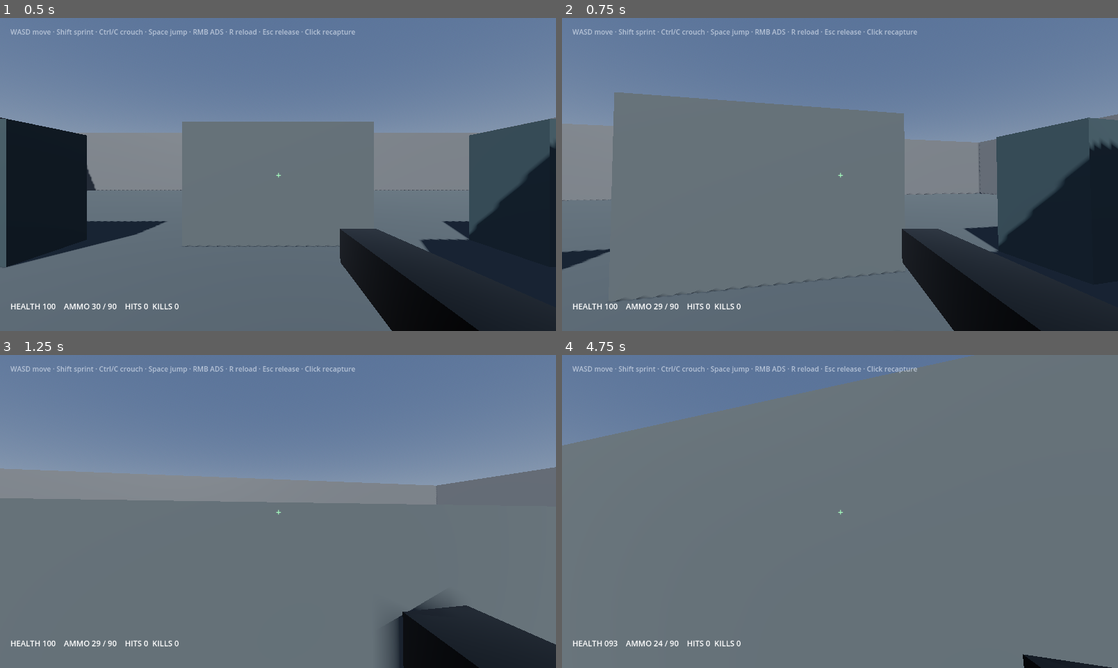
Above: before the commit, frames 1-4 (two rows, left to right).
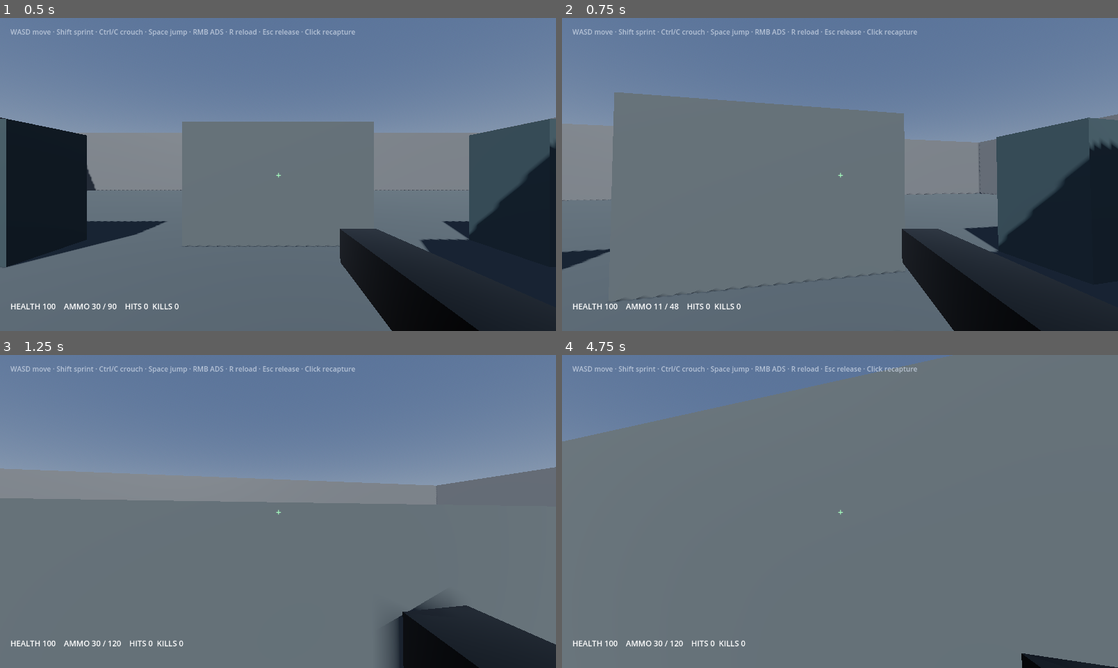
Above: after the commit, the same moments.

Repository: jonas050210/Control_Center
Game: Godot game, scene res://scenes/Arena.tscn
Same seed, same stepped clock (60 frames per second), same inputs: the game is played once before the commit and once after it.
Inputs (mouse positions are in pixels of both pictures, inside the frame that each line leads up to):
- Up to frame 1 (0.5 s): no input
- Up to frame 2 (0.75 s): tap Enter at 0.5 s; move the mouse to (867, 174) at 0.52 s; hold W from 0.53 s (still down); tap 1 at 0.6 s; click (867, 174) at 0.67 s
- Up to frame 3 (1.25 s): keep holding W; tap Space at 0.77 s; tap 2 at 0.8 s
- Up to frame 4 (4.75 s): keep holding W; move the mouse to (812, 511) at 1.27 s; tap 2 at 1.35, 4.55 s; click (812, 511) at 1.42 s; tap Space at 1.52, 2, 3.02, 3.77, 4.52 s; tap 3 at 1.55, 2.1 s; move the mouse to (851, 505) at 2.02 s; click (851, 505) at 2.17 s; tap 4 at 2.3, 2.85 s; move the mouse to (834, 517) at 2.77 s; click (834, 517) at 2.92 s; tap 5 at 3.05, 3.6 s; move the mouse to (878, 514) at 3.52 s; click (878, 514) at 3.67 s; tap 1 at 3.8, 4.35 s; move the mouse to (795, 508) at 4.27 s; click (795, 508) at 4.42 s

Frame 1 is identical in both runs. In frame 2, less than 0.1% of the frame differs, in the area x 16-21%, y 91-94%; in frame 3, 0.2%; in frame 4, 1.2%, in the area x 0-100%, y 0-100%.

Commit message:
complete collision-backed encounters and weapon combat pass
Co-authored-by: arena-agent <297053741+arena-agent@users.noreply.github.com>

Diff:
--- a/sandbox/godot_project/scripts/arena_environment.gd
+++ b/sandbox/godot_project/scripts/arena_environment.gd
@@ -24,13 +24,32 @@
 		"research_complex": [Vector3(-8, 1.2, -8), Vector3(8, 1.2, -8), Vector3(-5, 3.5, 2), Vector3(5, 3.5, 6), Vector3(0, 1.2, 10)],
 		"compound": [Vector3(-10, 1.2, -5), Vector3(0, 1.2, -10), Vector3(10, 1.2, -2), Vector3(-5, 1.2, 8), Vector3(7, 2.8, 8)]
 	}
+	if map_id == "research_complex":
+		for step: int in range(5): _add_box(Vector3(-10.0 + step * 0.8, step * 0.35, 4.0), Vector3(2.0, 0.7, 4.0), Color(0.24, 0.30, 0.35))
+	if map_id == "compound":
+		_add_box(Vector3(0, 2.5, -12), Vector3(8, 5, 1), Color(0.30, 0.22, 0.16))
 	for position: Vector3 in layouts.get(map_id, layouts["facility"]):
+		var body: StaticBody3D = StaticBody3D.new()
+		body.position = position
+		add_child(body)
 		var cover: MeshInstance3D = MeshInstance3D.new()
 		var mesh: BoxMesh = BoxMesh.new()
-		mesh.size = Vector3(3.2, 2.4 if position.y < 2.0 else 4.5, 1.4)
+		var cover_size: Vector3 = Vector3(3.2, 2.4 if position.y < 2.0 else 4.5, 1.4)
+		mesh.size = cover_size
+		var collision: CollisionShape3D = CollisionShape3D.new()
+		var shape: BoxShape3D = BoxShape3D.new()
+		shape.size = cover_size
+		collision.shape = shape
+		body.add_child(collision)
 		var material: StandardMaterial3D = StandardMaterial3D.new()
 		material.albedo_color = Color(0.20, 0.28, 0.32) if map_id != "compound" else Color(0.34, 0.25, 0.18)
-		material.roughness = 0.82; mesh.material = material; cover.mesh = mesh; cover.position = position; add_child(cover)
+		material.roughness = 0.82; mesh.material = material; cover.mesh = mesh; body.add_child(cover)
+
+func _add_box(position: Vector3, size: Vector3, color: Color) -> void:
+	var body: StaticBody3D = StaticBody3D.new(); body.position = position; add_child(body)
+	var mesh_instance: MeshInstance3D = MeshInstance3D.new(); var mesh: BoxMesh = BoxMesh.new(); mesh.size = size
+	var material: StandardMaterial3D = StandardMaterial3D.new(); material.albedo_color = color; material.roughness = 0.8; mesh.material = material; mesh_instance.mesh = mesh; body.add_child(mesh_instance)
+	var collider: CollisionShape3D = CollisionShape3D.new(); var shape: BoxShape3D = BoxShape3D.new(); shape.size = size; collider.shape = shape; body.add_child(collider)
 
 func configure(seed_value: int, requested_map: String = "") -> void:
 	episode_seed = seed_value; rng.seed = seed_value
--- a/sandbox/godot_project/scripts/enemy_behavior.gd
+++ b/sandbox/godot_project/scripts/enemy_behavior.gd
@@ -15,13 +15,16 @@
 var is_moving: bool = false
 var player: SandboxPlayer
 var rng: RandomNumberGenerator = RandomNumberGenerator.new()
+var reaction_timer: float = 0.0
+var aim_quality: float = 0.7
+var target_visible: bool = false
 
 func _ready() -> void:
 	health = max_health; spawn_origin = global_position; add_to_group("targets")
 	player = get_tree().get_first_node_in_group("players") as SandboxPlayer
 
 func configure_seed(value: int) -> void:
-	rng.seed = value; patrol_phase = rng.randf_range(0.0, TAU); fire_timer = rng.randf_range(0.7, 1.5)
+	rng.seed = value; patrol_phase = rng.randf_range(0.0, TAU); fire_timer = rng.randf_range(0.7, 1.5); reaction_timer = rng.randf_range(0.15, 0.65); aim_quality = rng.randf_range(0.55, 0.92)
 
 func _physics_process(delta: float) -> void:
 	if agent_controlled: return
@@ -42,13 +45,16 @@
 				var away: Vector3 = global_position - player.global_position; away.y = 0.0
 				if away.length() > 0.1: global_position += away.normalized() * move_speed * delta; is_moving = true
 	if player == null or not is_instance_valid(player) or player.health <= 0.0: return
-	fire_timer -= delta
-	if fire_timer > 0.0 or global_position.distance_to(player.global_position) > 22.0: return
-	fire_timer = rng.randf_range(0.8, 1.6)
 	var query: PhysicsRayQueryParameters3D = PhysicsRayQueryParameters3D.create(global_position + Vector3.UP, player.global_position + Vector3.UP)
 	query.collide_with_areas = false; query.collide_with_bodies = true
-	var result: Dictionary = get_world_3d().direct_space_state.intersect_ray(query)
-	if result.get("collider") == player and rng.randf() < 0.35: player.take_damage(enemy_damage)
+	var visibility: Dictionary = get_world_3d().direct_space_state.intersect_ray(query)
+	target_visible = visibility.get("collider") == player
+	if not target_visible: reaction_timer = minf(0.65, reaction_timer + delta); return
+	reaction_timer = maxf(0.0, reaction_timer - delta)
+	fire_timer -= delta
+	if reaction_timer > 0.0 or fire_timer > 0.0 or global_position.distance_to(player.global_position) > 22.0: return
+	fire_timer = rng.randf_range(0.8, 1.6)
+	if target_visible and rng.randf() < aim_quality: player.take_damage(enemy_damage)
 
 func take_damage(amount: float) -> bool:
 	health -= amount; var killed: bool = health <= 0.0; target_hit.emit(self, killed)
--- a/sandbox/godot_project/scripts/player.gd
+++ b/sandbox/godot_project/scripts/player.gd
@@ -57,6 +57,9 @@
 		hud_status.text = "HEALTH %03d    AMMO %02d / %02d%s    HITS %d  KILLS %d" % [int(health), ammo, reserve_ammo, reload_text, target_hit_count, kill_count]
 	if hud_help:
 		hud_help.visible = not agent_controlled
+	muzzle_flash_timer = maxf(0.0, muzzle_flash_timer - get_process_delta_time())
+	var view_model: MeshInstance3D = get_node_or_null("CameraPivot/Camera3D/ViewModel") as MeshInstance3D
+	if view_model: view_model.visible = muzzle_flash_timer <= 0.0 or fmod(muzzle_flash_timer * 60.0, 2.0) > 0.5
 
 func _unhandled_input(event: InputEvent) -> void:
 	if event.is_action_pressed("ui_cancel"):
@@ -70,6 +73,12 @@
 		apply_rotation_input(event.relative.x * mouse_sensitivity, event.relative.y * mouse_sensitivity)
 	if event is InputEventMouseButton and event.button_index == MOUSE_BUTTON_LEFT and event.pressed:
 		shoot()
+	if event is InputEventKey and event.pressed and not event.echo:
+		if event.keycode == KEY_1: switch_weapon("pistol")
+		elif event.keycode == KEY_2: switch_weapon("smg")
+		elif event.keycode == KEY_3: switch_weapon("rifle")
+		elif event.keycode == KEY_4: switch_weapon("shotgun")
+		elif event.keycode == KEY_5: switch_weapon("marksman")
 
 func _physics_process(delta: float) -> void:
 	obs_camera.global_transform = camera.global_transform
@@ -185,15 +194,18 @@
 	ammo_changed.emit(ammo, reserve_ammo)
 	last_shot_hit = false
 	var killed := false
-	weapon_ray.force_raycast_update()
-	if weapon_ray.is_colliding():
-		var collider := weapon_ray.get_collider()
-		if collider != null and collider.has_method("take_damage"):
-			killed = bool(collider.take_damage(50.0 if is_ads else 40.0))
-			last_shot_hit = true
-			target_hit_count += 1
-			if killed:
-				kill_count += 1
+	muzzle_flash_timer = 0.08
+	var pellet_count: int = current_weapon.pellets if current_weapon else 1
+	for pellet: int in range(pellet_count):
+		weapon_ray.rotation = Vector3(deg_to_rad(randf_range(-current_weapon.spread_degrees, current_weapon.spread_degrees) if current_weapon else 0.0), deg_to_rad(randf_range(-current_weapon.spread_degrees, current_weapon.spread_degrees) if current_weapon else 0.0), 0.0)
+		weapon_ray.force_raycast_update()
+		if weapon_ray.is_colliding():
+			var collider: Object = weapon_ray.get_collider()
+			if collider != null and collider.has_method("take_damage"):
+				var damage_amount: float = current_weapon.damage if current_weapon else 40.0
+				var did_kill: bool = bool(collider.take_damage(damage_amount))
+				last_shot_hit = true; killed = killed or did_kill; target_hit_count += 1
+				if did_kill: kill_count += 1
 	# Small deterministic recoil; AI learns to correct through pitch actions.
 	camera.rotate_x(deg_to_rad(0.4 if is_ads else 0.9))
 	shot_fired.emit(last_shot_hit, killed)
